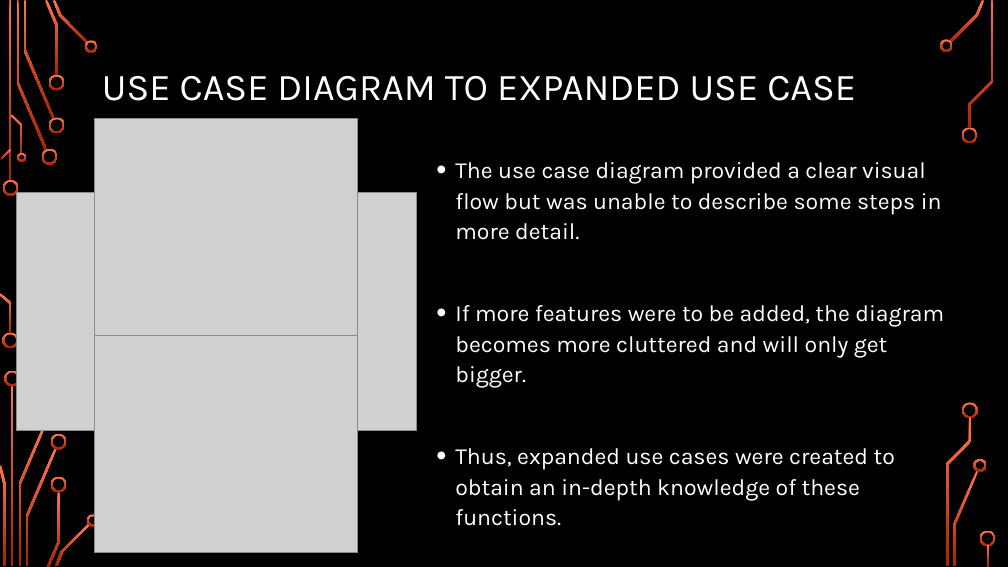
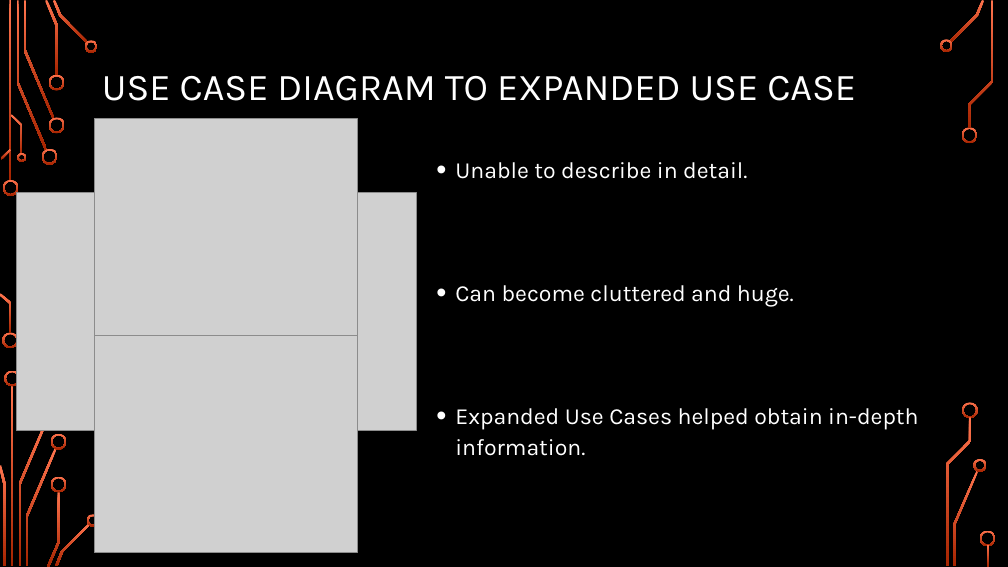
Before and after one commit to CodeBreaker707/Software-Systems-Development, a slide deck: slide 4 of Topic 2 - AE1.pptx. Drawn at 1008x567 pixels with LibreOffice and Linux fonts; fonts in the diff are those of the drawing; grey boxes stand for pictures; background and template pictures are left out. Boxes give left, top, right and bottom in pixels: in the first picture for what was removed or moved away, otherwise in the second. Text is boxed around its words. In the diff, an @@ line names an element or a change of style, - is before the commit and + after.

```diff
--- a/Topic 2 - AE1.pptx
+++ b/Topic 2 - AE1.pptx
@@ text at bbox=[455, 162, 918, 456]: text changed @@
-• The use case diagram provided a clear visual flow but was unable to describe some steps in more detail.
-• If more features were to be added, the diagram becomes more cluttered and will only get bigger.
-• Thus, expanded use cases were created to obtain an in-depth knowledge of these functions.
+• Unable to describe in detail.
+• Can become cluttered and huge.
+• Expanded Use Cases helped obtain in-depth information.
```
Also in this commit, not shown: 6 other slides changed, 3 other files.
